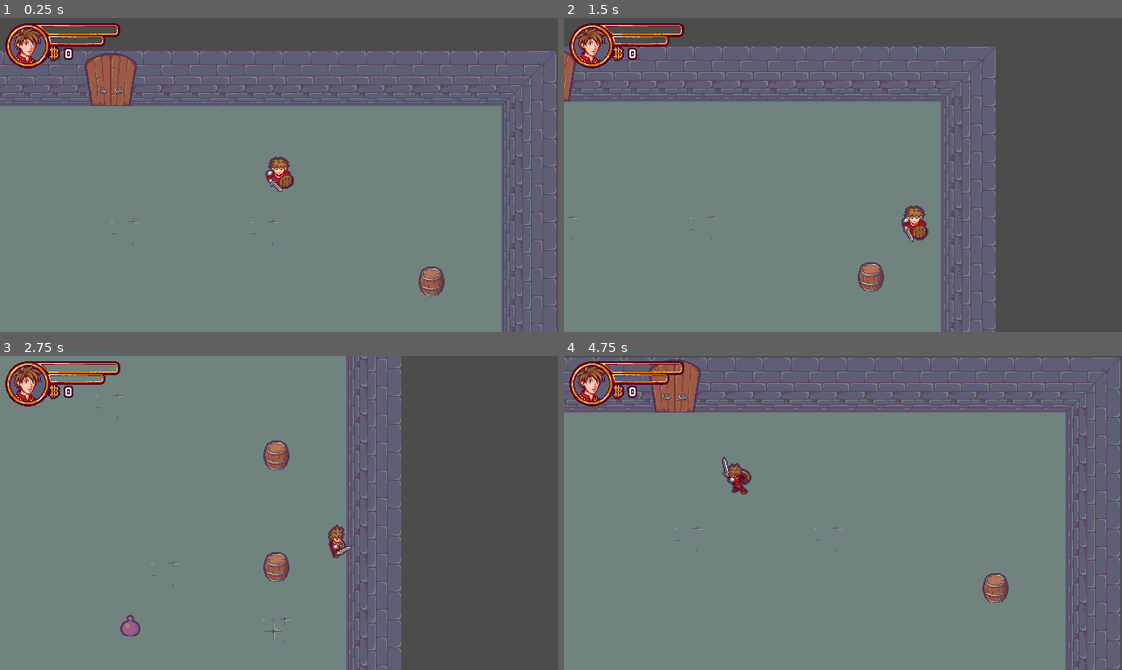
Above: before the commit, frames 1-4 (two rows, left to right).
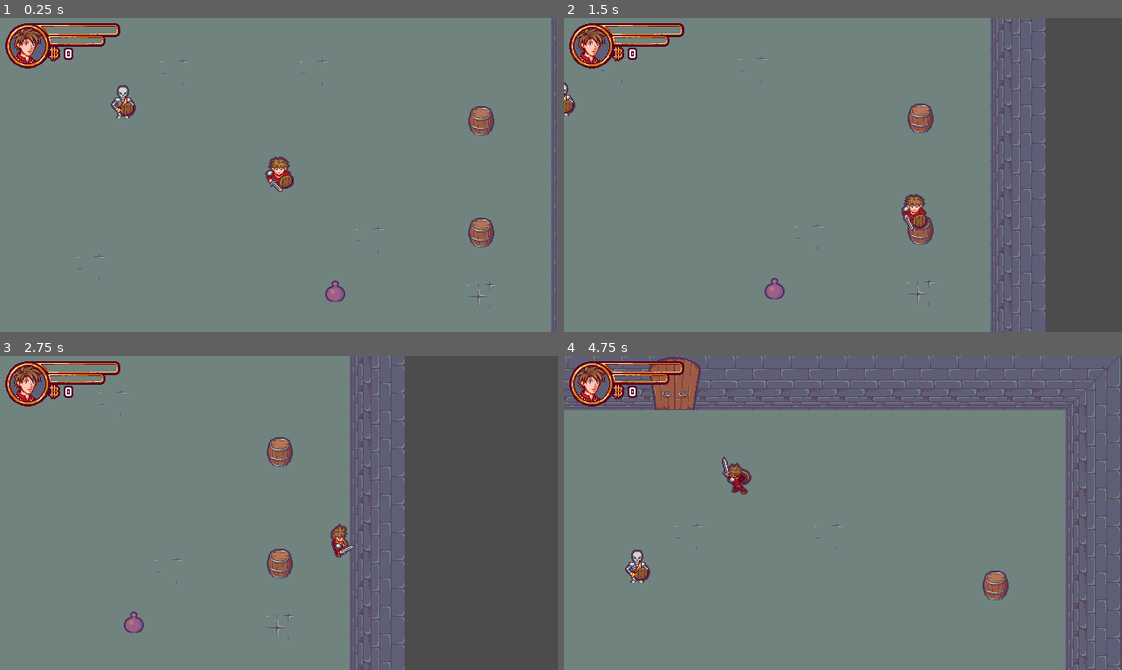
Above: after the commit, the same moments.

Repository: EvilYep/godot-rogue-like-tutorial
Game: Godot game, scene res://Scenes/Levels/Level.tscn
Two runs of this game, one before a commit and one after it. Both use one fixed random seed, a clock stepped at 60 frames per second and the inputs below. Sound files missing from this copy of the repository are replaced by a short silence.
Inputs:
- Up to frame 1 (0.25 s): no input
- Up to frame 2 (1.5 s): tap Enter (ui_accept) at 0.5, 0.77 s; hold Right (ui_right) 0.53-1.28 s; hold Down (ui_down) from 1.28 s (still down)
- Up to frame 3 (2.75 s): tap Enter (ui_accept) at 1.52 s; release Down (ui_down) at 2.03 s; hold Right (ui_right) from 2.03 s (still down)
- Up to frame 4 (4.75 s): release Right (ui_right) at 2.78 s; hold Up (ui_up) 2.78-3.53 s; tap Enter (ui_accept) at 3.02, 3.77, 4.52 s; hold Left (ui_left) from 3.53 s (still down)

The runs differ from the first frame. In frame 1, 33% of the frame differs, in the area x 0-100%, y 0-100%; in frame 2, 34%, in the area x 0-87%, y 0-100%; in frame 3, 6.3%; in frame 4, 8.0%.

Commit message:
More classes and scene heritage :family:

Diff:
--- a/Scenes/Actors/Actor.gd
+++ b/Scenes/Actors/Actor.gd
@@ -50,6 +50,13 @@
 func get_moving_direction() -> Vector2: return moving_direction
 
 #### BUILT-IN ####
+
+func _ready() -> void:
+	var __ = connect("state_changed", self, "_on_state_changed")
+	__ = connect("facing_direction_changed", self, "_on_facing_direction_changed")
+	__ = connect("moving_direction_changed", self, "_on_moving_direction_changed")
+	__ = animated_sprite.connect("animation_finished", self, "_on_AnimatedSprite_animation_finished")
+	__ = animated_sprite.connect("frame_changed", self,  "_on_AnimatedSprite_frame_changed")
 
 func _physics_process(_delta: float) -> void:
 	var __ = move_and_slide(moving_direction * speed)
--- /dev/null
+++ b/Scenes/Actors/Actor.tscn
@@ -0,0 +1,38 @@
+[gd_scene load_steps=3 format=2]
+
+[ext_resource path="res://Scenes/Actors/Actor.gd" type="Script" id=1]
+
+[sub_resource type="SpriteFrames" id=1]
+animations = [ {
+"frames": [  ],
+"loop": true,
+"name": "IdleDown",
+"speed": 5.0
+} ]
+
+[node name="Actor" type="KinematicBody2D"]
+script = ExtResource( 1 )
+
+[node name="AnimatedSprite" type="AnimatedSprite" parent="."]
+frames = SubResource( 1 )
+animation = "IdleDown"
+__meta__ = {
+"_edit_lock_": true
+}
+
+[node name="CollisionShape2D" type="CollisionShape2D" parent="."]
+scale = Vector2( 1.28, 1.28 )
+__meta__ = {
+"_edit_lock_": true
+}
+
+[node name="AttackHitBox" type="Area2D" parent="."]
+__meta__ = {
+"_edit_lock_": true
+}
+
+[node name="CollisionShape2D" type="CollisionShape2D" parent="AttackHitBox"]
+position = Vector2( 0, 20 )
+__meta__ = {
+"_edit_lock_": true
+}
--- /dev/null
+++ b/Scenes/Actors/Character/CharacterAttackHitbox.tres
@@ -0,0 +1,4 @@
+[gd_resource type="RectangleShape2D" format=2]
+
+[resource]
+extents = Vector2( 22, 10 )
--- /dev/null
+++ b/Scenes/Actors/Character/CharacterHitbox.tres
@@ -0,0 +1,3 @@
+[gd_resource type="CircleShape2D" format=2]
+
+[resource]
--- /dev/null
+++ b/Scenes/Actors/Character/CharacterSpriteFrame.tres
@@ -0,0 +1,194 @@
+[gd_resource type="SpriteFrames" load_steps=34 format=2]
+
+[ext_resource path="res://Scenes/Actors/Character/Sprites/Character_SpriteSheet.png" type="Texture" id=1]
+
+[sub_resource type="AtlasTexture" id=19]
+atlas = ExtResource( 1 )
+region = Rect2( 320, 0, 64, 64 )
+
+[sub_resource type="AtlasTexture" id=20]
+atlas = ExtResource( 1 )
+region = Rect2( 384, 0, 64, 64 )
+
+[sub_resource type="AtlasTexture" id=21]
+atlas = ExtResource( 1 )
+region = Rect2( 448, 0, 64, 64 )
+
+[sub_resource type="AtlasTexture" id=22]
+atlas = ExtResource( 1 )
+region = Rect2( 320, 192, 64, 64 )
+
+[sub_resource type="AtlasTexture" id=23]
+atlas = ExtResource( 1 )
+region = Rect2( 384, 192, 64, 64 )
+
+[sub_resource type="AtlasTexture" id=24]
+atlas = ExtResource( 1 )
+region = Rect2( 448, 192, 64, 64 )
+
+[sub_resource type="AtlasTexture" id=25]
+atlas = ExtResource( 1 )
+region = Rect2( 320, 128, 64, 64 )
+
+[sub_resource type="AtlasTexture" id=26]
+atlas = ExtResource( 1 )
+region = Rect2( 384, 128, 64, 64 )
+
+[sub_resource type="AtlasTexture" id=27]
+atlas = ExtResource( 1 )
+region = Rect2( 448, 128, 64, 64 )
+
+[sub_resource type="AtlasTexture" id=28]
+atlas = ExtResource( 1 )
+region = Rect2( 320, 64, 64, 64 )
+
+[sub_resource type="AtlasTexture" id=29]
+atlas = ExtResource( 1 )
+region = Rect2( 384, 64, 64, 64 )
+
+[sub_resource type="AtlasTexture" id=30]
+atlas = ExtResource( 1 )
+region = Rect2( 448, 64, 64, 64 )
+
+[sub_resource type="AtlasTexture" id=31]
+atlas = ExtResource( 1 )
+region = Rect2( 0, 0, 64, 64 )
+
+[sub_resource type="AtlasTexture" id=32]
+atlas = ExtResource( 1 )
+region = Rect2( 0, 192, 64, 64 )
+
+[sub_resource type="AtlasTexture" id=33]
+atlas = ExtResource( 1 )
+region = Rect2( 0, 128, 64, 64 )
+
+[sub_resource type="AtlasTexture" id=34]
+atlas = ExtResource( 1 )
+region = Rect2( 0, 64, 64, 64 )
+
+[sub_resource type="AtlasTexture" id=2]
+atlas = ExtResource( 1 )
+region = Rect2( 0, 0, 64, 64 )
+
+[sub_resource type="AtlasTexture" id=3]
+atlas = ExtResource( 1 )
+region = Rect2( 64, 0, 64, 64 )
+
+[sub_resource type="AtlasTexture" id=4]
+atlas = ExtResource( 1 )
+region = Rect2( 128, 0, 64, 64 )
+
+[sub_resource type="AtlasTexture" id=5]
+atlas = ExtResource( 1 )
+region = Rect2( 192, 0, 64, 64 )
+
+[sub_resource type="AtlasTexture" id=6]
+atlas = ExtResource( 1 )
+region = Rect2( 0, 192, 64, 64 )
+
+[sub_resource type="AtlasTexture" id=7]
+atlas = ExtResource( 1 )
+region = Rect2( 64, 192, 64, 64 )
+
+[sub_resource type="AtlasTexture" id=8]
+atlas = ExtResource( 1 )
+region = Rect2( 128, 192, 64, 64 )
+
+[sub_resource type="AtlasTexture" id=9]
+atlas = ExtResource( 1 )
+region = Rect2( 192, 192, 64, 64 )
+
+[sub_resource type="AtlasTexture" id=10]
+atlas = ExtResource( 1 )
+region = Rect2( 0, 128, 64, 64 )
+
+[sub_resource type="AtlasTexture" id=11]
+atlas = ExtResource( 1 )
+region = Rect2( 64, 128, 64, 64 )
+
+[sub_resource type="AtlasTexture" id=12]
+atlas = ExtResource( 1 )
+region = Rect2( 128, 128, 64, 64 )
+
+[sub_resource type="AtlasTexture" id=13]
+atlas = ExtResource( 1 )
+region = Rect2( 192, 128, 64, 64 )
+
+[sub_resource type="AtlasTexture" id=14]
+atlas = ExtResource( 1 )
+region = Rect2( 0, 64, 64, 64 )
+
+[sub_resource type="AtlasTexture" id=15]
+atlas = ExtResource( 1 )
+region = Rect2( 64, 64, 64, 64 )
+
+[sub_resource type="AtlasTexture" id=16]
+atlas = ExtResource( 1 )
+region = Rect2( 128, 64, 64, 64 )
+
+[sub_resource type="AtlasTexture" id=17]
+atlas = ExtResource( 1 )
+region = Rect2( 192, 64, 64, 64 )
+
+[resource]
+animations = [ {
+"frames": [ SubResource( 19 ), SubResource( 20 ), SubResource( 21 ) ],
+"loop": false,
+"name": "AttackDown",
+"speed": 10.0
+}, {
+"frames": [ SubResource( 22 ), SubResource( 23 ), SubResource( 24 ) ],
+"loop": false,
+"name": "AttackLeft",
+"speed": 10.0
+}, {
+"frames": [ SubResource( 25 ), SubResource( 26 ), SubResource( 27 ) ],
+"loop": false,
+"name": "AttackRight",
+"speed": 10.0
+}, {
+"frames": [ SubResource( 28 ), SubResource( 29 ), SubResource( 30 ) ],
+"loop": false,
+"name": "AttackUp",
+"speed": 10.0
+}, {
+"frames": [ SubResource( 31 ) ],
+"loop": true,
+"name": "IdleDown",
+"speed": 5.0
+}, {
+"frames": [ SubResource( 32 ) ],
+"loop": true,
+"name": "IdleLeft",
+"speed": 5.0
+}, {
+"frames": [ SubResource( 33 ) ],
+"loop": true,
+"name": "IdleRight",
+"speed": 5.0
+}, {
+"frames": [ SubResource( 34 ) ],
+"loop": true,
+"name": "IdleUp",
+"speed": 5.0
+}, {
+"frames": [ SubResource( 2 ), SubResource( 3 ), SubResource( 4 ), SubResource( 5 ) ],
+"loop": true,
+"name": "MoveDown",
+"speed": 10.0
+}, {
+"frames": [ SubResource( 6 ), SubResource( 7 ), SubResource( 8 ), SubResource( 9 ) ],
+"loop": true,
+"name": "MoveLeft",
+"speed": 10.0
+}, {
+"frames": [ SubResource( 10 ), SubResource( 11 ), SubResource( 12 ), SubResource( 13 ) ],
+"loop": true,
+"name": "MoveRight",
+"speed": 10.0
+}, {
+"frames": [ SubResource( 14 ), SubResource( 15 ), SubResource( 16 ), SubResource( 17 ) ],
+"loop": true,
+"name": "MoveUp",
+"speed": 10.0
+} ]
--- a/Scenes/Actors/Character/Player.tscn
+++ b/Scenes/Actors/Character/Player.tscn
@@ -1,244 +1,29 @@
-[gd_scene load_steps=38 format=2]
+[gd_scene load_steps=6 format=2]
 
-[ext_resource path="res://Scenes/Actors/Character/Player.gd" type="Script" id=1]
-[ext_resource path="res://Scenes/Actors/Character/Sprites/Character_SpriteSheet.png" type="Texture" id=2]
+[ext_resource path="res://Scenes/Actors/Character/CharacterHitbox.tres" type="Shape2D" id=1]
+[ext_resource path="res://Scenes/Actors/Character/CharacterAttackHitbox.tres" type="Shape2D" id=2]
+[ext_resource path="res://Scenes/Actors/Character/CharacterSpriteFrame.tres" type="SpriteFrames" id=3]
+[ext_resource path="res://Scenes/Actors/Actor.tscn" type="PackedScene" id=4]
+[ext_resource path="res://Scenes/Actors/Character/Player.gd" type="Script" id=5]
 
-[sub_resource type="AtlasTexture" id=19]
-atlas = ExtResource( 2 )
-region = Rect2( 320, 0, 64, 64 )
-
-[sub_resource type="AtlasTexture" id=20]
-atlas = ExtResource( 2 )
-region = Rect2( 384, 0, 64, 64 )
-
-[sub_resource type="AtlasTexture" id=21]
-atlas = ExtResource( 2 )
-region = Rect2( 448, 0, 64, 64 )
-
-[sub_resource type="AtlasTexture" id=22]
-atlas = ExtResource( 2 )
-region = Rect2( 320, 192, 64, 64 )
-
-[sub_resource type="AtlasTexture" id=23]
-atlas = ExtResource( 2 )
-region = Rect2( 384, 192, 64, 64 )
-
-[sub_resource type="AtlasTexture" id=24]
-atlas = ExtResource( 2 )
-region = Rect2( 448, 192, 64, 64 )
-
-[sub_resource type="AtlasTexture" id=25]
-atlas = ExtResource( 2 )
-region = Rect2( 320, 128, 64, 64 )
-
-[sub_resource type="AtlasTexture" id=26]
-atlas = ExtResource( 2 )
-region = Rect2( 384, 128, 64, 64 )
-
-[sub_resource type="AtlasTexture" id=27]
-atlas = ExtResource( 2 )
-region = Rect2( 448, 128, 64, 64 )
-
-[sub_resource type="AtlasTexture" id=28]
-atlas = ExtResource( 2 )
-region = Rect2( 320, 64, 64, 64 )
-
-[sub_resource type="AtlasTexture" id=29]
-atlas = ExtResource( 2 )
-region = Rect2( 384, 64, 64, 64 )
-
-[sub_resource type="AtlasTexture" id=30]
-atlas = ExtResource( 2 )
-region = Rect2( 448, 64, 64, 64 )
-
-[sub_resource type="AtlasTexture" id=31]
-atlas = ExtResource( 2 )
-region = Rect2( 0, 0, 64, 64 )
-
-[sub_resource type="AtlasTexture" id=32]
-atlas = ExtResource( 2 )
-region = Rect2( 0, 192, 64, 64 )
-
-[sub_resource type="AtlasTexture" id=33]
-atlas = ExtResource( 2 )
-region = Rect2( 0, 128, 64, 64 )
-
-[sub_resource type="AtlasTexture" id=34]
-atlas = ExtResource( 2 )
-region = Rect2( 0, 64, 64, 64 )
-
-[sub_resource type="AtlasTexture" id=2]
-atlas = ExtResource( 2 )
-region = Rect2( 0, 0, 64, 64 )
-
-[sub_resource type="AtlasTexture" id=3]
-atlas = ExtResource( 2 )
-region = Rect2( 64, 0, 64, 64 )
-
-[sub_resource type="AtlasTexture" id=4]
-atlas = ExtResource( 2 )
-region = Rect2( 128, 0, 64, 64 )
-
-[sub_resource type="AtlasTexture" id=5]
-atlas = ExtResource( 2 )
-region = Rect2( 192, 0, 64, 64 )
-
-[sub_resource type="AtlasTexture" id=6]
-atlas = ExtResource( 2 )
-region = Rect2( 0, 192, 64, 64 )
-
-[sub_resource type="AtlasTexture" id=7]
-atlas = ExtResource( 2 )
-region = Rect2( 64, 192, 64, 64 )
-
-[sub_resource type="AtlasTexture" id=8]
-atlas = ExtResource( 2 )
-region = Rect2( 128, 192, 64, 64 )
-
-[sub_resource type="AtlasTexture" id=9]
-atlas = ExtResource( 2 )
-region = Rect2( 192, 192, 64, 64 )
-
-[sub_resource type="AtlasTexture" id=10]
-atlas = ExtResource( 2 )
-region = Rect2( 0, 128, 64, 64 )
-
-[sub_resource type="AtlasTexture" id=11]
-atlas = ExtResource( 2 )
-region = Rect2( 64, 128, 64, 64 )
-
-[sub_resource type="AtlasTexture" id=12]
-atlas = ExtResource( 2 )
-region = Rect2( 128, 128, 64, 64 )
-
-[sub_resource type="AtlasTexture" id=13]
-atlas = ExtResource( 2 )
-region = Rect2( 192, 128, 64, 64 )
-
-[sub_resource type="AtlasTexture" id=14]
-atlas = ExtResource( 2 )
-region = Rect2( 0, 64, 64, 64 )
-
-[sub_resource type="AtlasTexture" id=15]
-atlas = ExtResource( 2 )
-region = Rect2( 64, 64, 64, 64 )
-
-[sub_resource type="AtlasTexture" id=16]
-atlas = ExtResource( 2 )
-region = Rect2( 128, 64, 64, 64 )
-
-[sub_resource type="AtlasTexture" id=17]
-atlas = ExtResource( 2 )
-region = Rect2( 192, 64, 64, 64 )
-
-[sub_resource type="SpriteFrames" id=18]
-animations = [ {
-"frames": [ SubResource( 19 ), SubResource( 20 ), SubResource( 21 ) ],
-"loop": false,
-"name": "AttackDown",
-"speed": 10.0
-}, {
-"frames": [ SubResource( 22 ), SubResource( 23 ), SubResource( 24 ) ],
-"loop": false,
-"name": "AttackLeft",
-"speed": 10.0
-}, {
-"frames": [ SubResource( 25 ), SubResource( 26 ), SubResource( 27 ) ],
-"loop": false,
-"name": "AttackRight",
-"speed": 10.0
-}, {
-"frames": [ SubResource( 28 ), SubResource( 29 ), SubResource( 30 ) ],
-"loop": false,
-"name": "AttackUp",
-"speed": 10.0
-}, {
-"frames": [ SubResource( 31 ) ],
-"loop": true,
-"name": "IdleDown",
-"speed": 5.0
-}, {
-"frames": [ SubResource( 32 ) ],
-"loop": true,
-"name": "IdleLeft",
-"speed": 5.0
-}, {
-"frames": [ SubResource( 33 ) ],
-"loop": true,
-"name": "IdleRight",
-"speed": 5.0
-}, {
-"frames": [ SubResource( 34 ) ],
-"loop": true,
-"name": "IdleUp",
-"speed": 5.0
-}, {
-"frames": [ SubResource( 2 ), SubResource( 3 ), SubResource( 4 ), SubResource( 5 ) ],
-"loop": true,
-"name": "MoveDown",
-"speed": 10.0
-}, {
-"frames": [ SubResource( 6 ), SubResource( 7 ), SubResource( 8 ), SubResource( 9 ) ],
-"loop": true,
-"name": "MoveLeft",
-"speed": 10.0
-}, {
-"frames": [ SubResource( 10 ), SubResource( 11 ), SubResource( 12 ), SubResource( 13 ) ],
-"loop": true,
-"name": "MoveRight",
-"speed": 10.0
-}, {
-"frames": [ SubResource( 14 ), SubResource( 15 ), SubResource( 16 ), SubResource( 17 ) ],
-"loop": true,
-"name": "MoveUp",
-"speed": 10.0
-} ]
-
-[sub_resource type="CircleShape2D" id=1]
-
-[sub_resource type="RectangleShape2D" id=35]
-extents = Vector2( 22, 10 )
-
-[node name="Player" type="KinematicBody2D"]
-script = ExtResource( 1 )
+[node name="Player" instance=ExtResource( 4 )]
+script = ExtResource( 5 )
 __meta__ = {
-"_edit_lock_": true
+"_edit_vertical_guides_": [  ]
 }
 
-[node name="AnimatedSprite" type="AnimatedSprite" parent="."]
-frames = SubResource( 18 )
+[node name="AnimatedSprite" parent="." index="0"]
+frames = ExtResource( 3 )
 animation = "IdleDown"
-__meta__ = {
-"_edit_lock_": true
-}
 
-[node name="CollisionShape2D" type="CollisionShape2D" parent="."]
-scale = Vector2( 1.28, 1.28 )
-shape = SubResource( 1 )
-__meta__ = {
-"_edit_lock_": true
-}
+[node name="CollisionShape2D" parent="." index="1"]
+shape = ExtResource( 1 )
 
-[node name="AttackHitBox" type="Area2D" parent="."]
-__meta__ = {
-"_edit_lock_": true
-}
+[node name="CollisionShape2D" parent="AttackHitBox" index="0"]
+shape = ExtResource( 2 )
 
-[node name="CollisionShape2D" type="CollisionShape2D" parent="AttackHitBox"]
-position = Vector2( 0, 20 )
-shape = SubResource( 35 )
-__meta__ = {
-"_edit_lock_": true
-}
-
-[node name="Camera2D" type="Camera2D" parent="."]
+[node name="Camera2D" type="Camera2D" parent="." index="3"]
 current = true
 drag_margin_h_enabled = true
 drag_margin_v_enabled = true
 smoothing_enabled = true
-
-[connection signal="facing_direction_changed" from="." to="." method="_on_facing_direction_changed"]
-[connection signal="moving_direction_changed" from="." to="." method="_on_moving_direction_changed"]
-[connection signal="state_changed" from="." to="." method="_on_state_changed"]
-[connection signal="animation_finished" from="AnimatedSprite" to="." method="_on_AnimatedSprite_animation_finished"]
-[connection signal="frame_changed" from="AnimatedSprite" to="." method="_on_AnimatedSprite_frame_changed"]
--- /dev/null
+++ b/Scenes/Actors/Enemy/Enemy.gd
@@ -0,0 +1,3 @@
+extends Actor
+
+class_name Enemy
--- /dev/null
+++ b/Scenes/Actors/Enemy/Enemy.tscn
@@ -0,0 +1,19 @@
+[gd_scene load_steps=4 format=2]
+
+[ext_resource path="res://Scenes/Actors/Actor.tscn" type="PackedScene" id=1]
+[ext_resource path="res://Scenes/Actors/Enemy/Enemy.gd" type="Script" id=2]
+
+[sub_resource type="SpriteFrames" id=1]
+animations = [ {
+"frames": [  ],
+"loop": true,
+"name": "IdleDown",
+"speed": 5.0
+} ]
+
+[node name="Enemy" instance=ExtResource( 1 )]
+script = ExtResource( 2 )
+
+[node name="AnimatedSprite" parent="." index="0"]
+frames = SubResource( 1 )
+animation = "IdleDown"
--- /dev/null
+++ b/Scenes/Actors/Enemy/Skeleton/Skeleton.tscn
@@ -0,0 +1,21 @@
+[gd_scene load_steps=5 format=2]
+
+[ext_resource path="res://Scenes/Actors/Enemy/Enemy.tscn" type="PackedScene" id=1]
+[ext_resource path="res://Scenes/Actors/Enemy/Skeleton/SkeletonSpriteFrame.tres" type="SpriteFrames" id=2]
+
+[sub_resource type="CircleShape2D" id=1]
+
+[sub_resource type="RectangleShape2D" id=2]
+extents = Vector2( 20, 10 )
+
+[node name="Skeleton" instance=ExtResource( 1 )]
+
+[node name="AnimatedSprite" parent="." index="0"]
+frames = ExtResource( 2 )
+
+[node name="CollisionShape2D" parent="." index="1"]
+scale = Vector2( 1, 1 )
+shape = SubResource( 1 )
+
+[node name="CollisionShape2D" parent="AttackHitBox" index="0"]
+shape = SubResource( 2 )
--- /dev/null
+++ b/Scenes/Actors/Enemy/Skeleton/SkeletonSpriteFrame.tres
@@ -0,0 +1,194 @@
+[gd_resource type="SpriteFrames" load_steps=34 format=2]
+
+[ext_resource path="res://Scenes/Actors/Enemy/Skeleton/Squelette_SpriteSheet.png" type="Texture" id=1]
+
+[sub_resource type="AtlasTexture" id=2]
+atlas = ExtResource( 1 )
+region = Rect2( 320, 0, 64, 64 )
+
+[sub_resource type="AtlasTexture" id=3]
+atlas = ExtResource( 1 )
+region = Rect2( 384, 0, 64, 64 )
+
+[sub_resource type="AtlasTexture" id=4]
+atlas = ExtResource( 1 )
+region = Rect2( 448, 0, 64, 64 )
+
+[sub_resource type="AtlasTexture" id=5]
+atlas = ExtResource( 1 )
+region = Rect2( 320, 128, 64, 64 )
+
+[sub_resource type="AtlasTexture" id=6]
+atlas = ExtResource( 1 )
+region = Rect2( 384, 128, 64, 64 )
+
+[sub_resource type="AtlasTexture" id=7]
+atlas = ExtResource( 1 )
+region = Rect2( 448, 128, 64, 64 )
+
+[sub_resource type="AtlasTexture" id=8]
+atlas = ExtResource( 1 )
+region = Rect2( 320, 192, 64, 64 )
+
+[sub_resource type="AtlasTexture" id=9]
+atlas = ExtResource( 1 )
+region = Rect2( 384, 192, 64, 64 )
+
+[sub_resource type="AtlasTexture" id=10]
+atlas = ExtResource( 1 )
+region = Rect2( 448, 192, 64, 64 )
+
+[sub_resource type="AtlasTexture" id=11]
+atlas = ExtResource( 1 )
+region = Rect2( 320, 64, 64, 64 )
+
+[sub_resource type="AtlasTexture" id=12]
+atlas = ExtResource( 1 )
+region = Rect2( 384, 64, 64, 64 )
+
+[sub_resource type="AtlasTexture" id=13]
+atlas = ExtResource( 1 )
+region = Rect2( 448, 64, 64, 64 )
+
+[sub_resource type="AtlasTexture" id=14]
+atlas = ExtResource( 1 )
+region = Rect2( 0, 0, 64, 64 )
+
+[sub_resource type="AtlasTexture" id=15]
+atlas = ExtResource( 1 )
+region = Rect2( 0, 128, 64, 64 )
+
+[sub_resource type="AtlasTexture" id=16]
+atlas = ExtResource( 1 )
+region = Rect2( 0, 192, 64, 64 )
+
+[sub_resource type="AtlasTexture" id=17]
+atlas = ExtResource( 1 )
+region = Rect2( 0, 64, 64, 64 )
+
+[sub_resource type="AtlasTexture" id=18]
+atlas = ExtResource( 1 )
+region = Rect2( 0, 0, 64, 64 )
+
+[sub_resource type="AtlasTexture" id=19]
+atlas = ExtResource( 1 )
+region = Rect2( 64, 0, 64, 64 )
+
+[sub_resource type="AtlasTexture" id=20]
+atlas = ExtResource( 1 )
+region = Rect2( 128, 0, 64, 64 )
+
+[sub_resource type="AtlasTexture" id=21]
+atlas = ExtResource( 1 )
+region = Rect2( 192, 0, 64, 64 )
+
+[sub_resource type="AtlasTexture" id=22]
+atlas = ExtResource( 1 )
+region = Rect2( 0, 128, 64, 64 )
+
+[sub_resource type="AtlasTexture" id=23]
+atlas = ExtResource( 1 )
+region = Rect2( 64, 128, 64, 64 )
+
+[sub_resource type="AtlasTexture" id=24]
+atlas = ExtResource( 1 )
+region = Rect2( 128, 128, 64, 64 )
+
+[sub_resource type="AtlasTexture" id=25]
+atlas = ExtResource( 1 )
+region = Rect2( 192, 128, 64, 64 )
+
+[sub_resource type="AtlasTexture" id=26]
+atlas = ExtResource( 1 )
+region = Rect2( 0, 192, 64, 64 )
+
+[sub_resource type="AtlasTexture" id=27]
+atlas = ExtResource( 1 )
+region = Rect2( 64, 192, 64, 64 )
+
+[sub_resource type="AtlasTexture" id=28]
+atlas = ExtResource( 1 )
+region = Rect2( 128, 192, 64, 64 )
+
+[sub_resource type="AtlasTexture" id=29]
+atlas = ExtResource( 1 )
+region = Rect2( 192, 192, 64, 64 )
+
+[sub_resource type="AtlasTexture" id=30]
+atlas = ExtResource( 1 )
+region = Rect2( 0, 64, 64, 64 )
+
+[sub_resource type="AtlasTexture" id=31]
+atlas = ExtResource( 1 )
+region = Rect2( 64, 64, 64, 64 )
+
+[sub_resource type="AtlasTexture" id=32]
+atlas = ExtResource( 1 )
+region = Rect2( 128, 64, 64, 64 )
+
+[sub_resource type="AtlasTexture" id=33]
+atlas = ExtResource( 1 )
+region = Rect2( 192, 64, 64, 64 )
+
+[resource]
+animations = [ {
+"frames": [ SubResource( 2 ), SubResource( 3 ), SubResource( 4 ) ],
+"loop": false,
+"name": "AttackDown",
+"speed": 10.0
+}, {
+"frames": [ SubResource( 5 ), SubResource( 6 ), SubResource( 7 ) ],
+"loop": false,
+"name": "AttackLeft",
+"speed": 10.0
+}, {
+"frames": [ SubResource( 8 ), SubResource( 9 ), SubResource( 10 ) ],
+"loop": false,
+"name": "AttackRight",
+"speed": 10.0
+}, {
+"frames": [ SubResource( 11 ), SubResource( 12 ), SubResource( 13 ) ],
+"loop": false,
+"name": "AttackUp",
+"speed": 10.0
+}, {
+"frames": [ SubResource( 14 ) ],
+"loop": true,
+"name": "IdleDown",
+"speed": 5.0
+}, {
+"frames": [ SubResource( 15 ) ],
+"loop": true,
+"name": "IdleLeft",
+"speed": 5.0
+}, {
+"frames": [ SubResource( 16 ) ],
+"loop": true,
+"name": "IdleRight",
+"speed": 5.0
+}, {
+"frames": [ SubResource( 17 ) ],
+"loop": true,
+"name": "IdleUp",
+"speed": 5.0
+}, {
+"frames": [ SubResource( 18 ), SubResource( 19 ), SubResource( 20 ), SubResource( 21 ) ],
+"loop": true,
+"name": "MoveDown",
+"speed": 10.0
+}, {
+"frames": [ SubResource( 22 ), SubResource( 23 ), SubResource( 24 ), SubResource( 25 ) ],
+"loop": true,
+"name": "MoveLeft",
+"speed": 10.0
+}, {
+"frames": [ SubResource( 26 ), SubResource( 27 ), SubResource( 28 ), SubResource( 29 ) ],
+"loop": true,
+"name": "MoveRight",
+"speed": 10.0
+}, {
+"frames": [ SubResource( 30 ), SubResource( 31 ), SubResource( 32 ), SubResource( 33 ) ],
+"loop": true,
+"name": "MoveUp",
+"speed": 10.0
+} ]
--- a/Scenes/Levels/Level.tscn
+++ b/Scenes/Levels/Level.tscn
@@ -11,6 +11,7 @@
 [ext_resource path="res://Scenes/UI/Font/BabaMediumPixels.ttf" type="DynamicFontData" id=9]
 [ext_resource path="res://Scenes/UI/HUD/HUD.gd" type="Script" id=10]
 [ext_resource path="res://Scenes/Levels/CoinFactory.gd" type="Script" id=11]
+[ext_resource path="res://Scenes/Actors/Enemy/Skeleton/Skeleton.tscn" type="PackedScene" id=12]
 
 [sub_resource type="ConvexPolygonShape2D" id=2]
 points = PoolVector2Array( 32, 32, 0, 32, 0, 0, 32, 0 )
@@ -463,7 +464,7 @@
 position = Vector2( 163, 150 )
 
 [node name="Player" parent="." instance=ExtResource( 1 )]
-position = Vector2( 705, 143 )
+position = Vector2( 648, 327 )
 
 [node name="Coin" parent="." instance=ExtResource( 5 )]
 position = Vector2( 303, 192 )
@@ -515,3 +516,6 @@
 
 [node name="CoinFactory" type="Node2D" parent="."]
 script = ExtResource( 11 )
+
+[node name="Skeleton" parent="." instance=ExtResource( 12 )]
+position = Vector2( 469, 246 )
--- a/project.godot
+++ b/project.godot
@@ -15,12 +15,18 @@
 "path": "res://Scenes/Actors/Actor.gd"
 }, {
 "base": "Actor",
+"class": "Enemy",
+"language": "GDScript",
+"path": "res://Scenes/Actors/Enemy/Enemy.gd"
+}, {
+"base": "Actor",
 "class": "Player",
 "language": "GDScript",
 "path": "res://Scenes/Actors/Character/Player.gd"
 } ]
 _global_script_class_icons={
 "Actor": "",
+"Enemy": "",
 "Player": ""
 }
 
Binary file added: Scenes/Actors/Enemy/Skeleton/Squelette_SpriteSheet.png
Not shown, added: Scenes/Actors/Enemy/Skeleton/Squelette_SpriteSheet.png.import
Not shown: 1 places in Scenes/Levels/Level.tscn that only renumber resources
